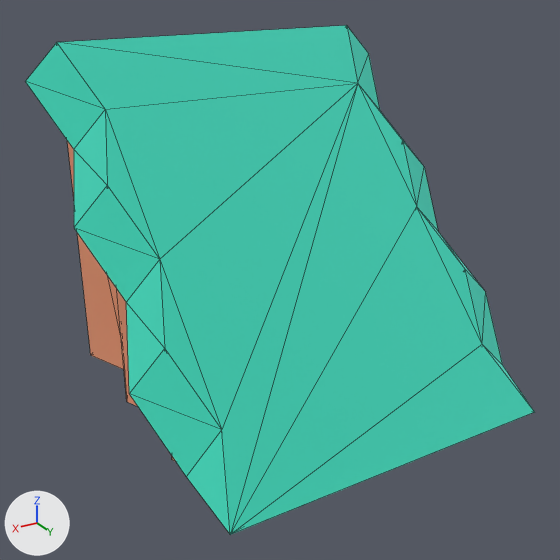
An edit to the glTF model packs/nature-kit/cliff-blockslope-rock.glb, drawn before and after from the same camera.
One viewpoint serves both versions: a 50 mm lens placed at (1.132, 1.775, 1.198), pointed at (0.078, 0.019, 0.319). Every picture has the same lights, and +X, +Y and +Z are marked at lower left. The first picture is the older version. Mesh edges are drawn as thin lines. Where no turn or scale is listed for an object, it has been applied to the vertices.

Objects in the first picture: 'cliff_blockSlope_rock'.
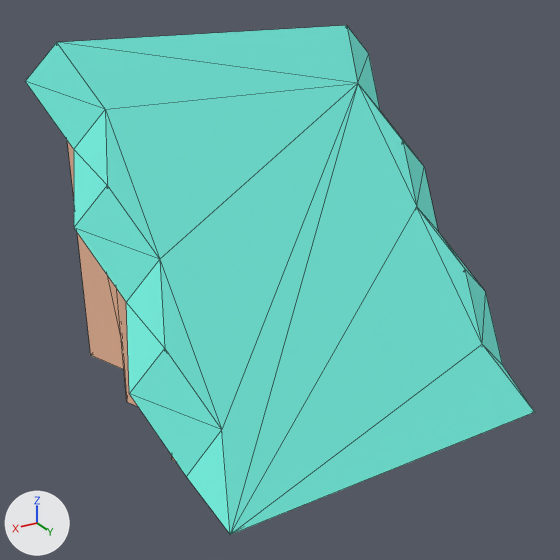
Edits to the bpy script that builds the scene:
```text
Change mat_dirt:
    mat_dirt.metallic: 1.0 -> 0.0
Change mat_grass:
    mat_grass.metallic: 1.0 -> 0.0
Remove ob_tmpparent:
    ob_tmpparent = bpy.data.objects.new('tmpParent', None)
    ob_tmpparent.location = (0.0, 0.0, 0.0)
```

Boxes [x1, y1, x2, y2] around the edits, measured in the pictures (560 x 560 px):
'cliff_blockSlope_rock', surface changed
    both: [25, 25, 534, 535]
